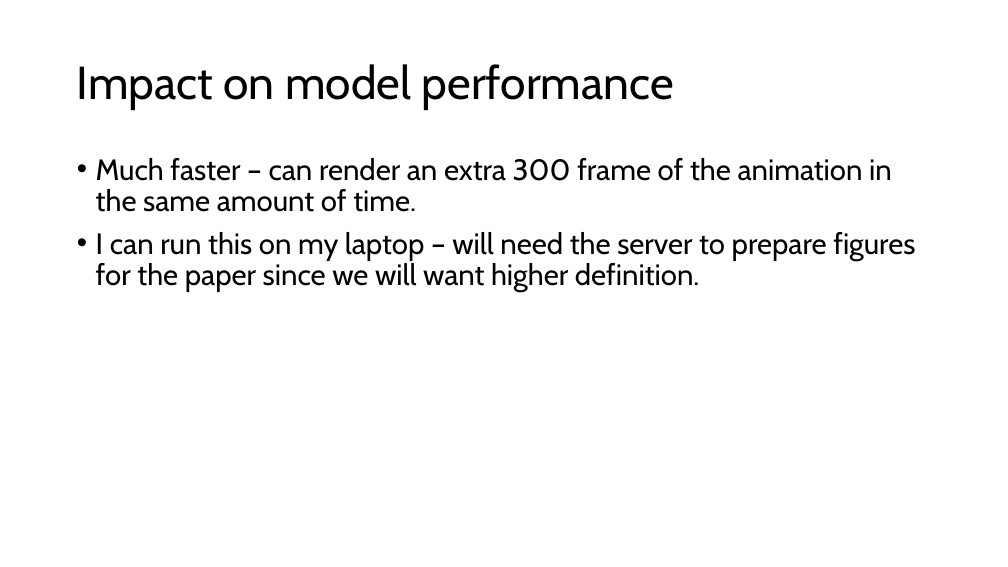
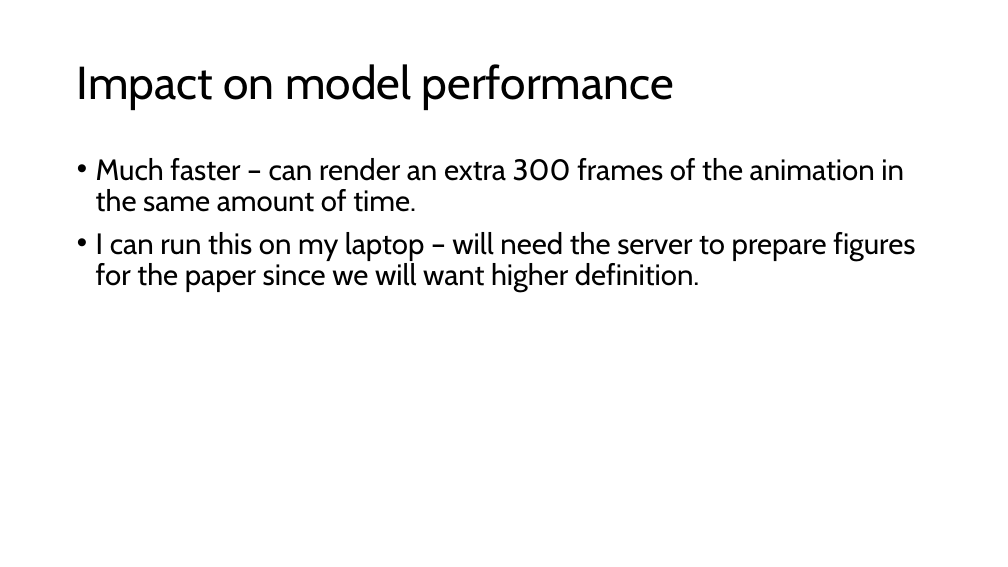
Before and after one commit to SamuelMoor-Smith/DendriticGrowthSimulation, a slide deck: slide 6 of Meeting presentations/Week of Dec1.pptx. Drawn at 1008x567 pixels with LibreOffice and Linux fonts; fonts in the diff are those of the drawing. Boxes give left, top, right and bottom in pixels: in the first picture for what was removed or moved away, otherwise in the second. Text is boxed around its words. In the diff, an @@ line names an element or a change of style, - is before the commit and + after.

```diff
--- a/Meeting presentations/Week of Dec1.pptx
+++ b/Meeting presentations/Week of Dec1.pptx
@@ text at (96, 158, 904, 212): text changed @@
-• Much faster – can render an extra 300 frame of the animation in the same amount of time.
+• Much faster – can render an extra 300 frames of the animation in the same amount of time.
```
Also in this commit, not shown: 3 other slides changed, 1 slide added, 2 other files.
